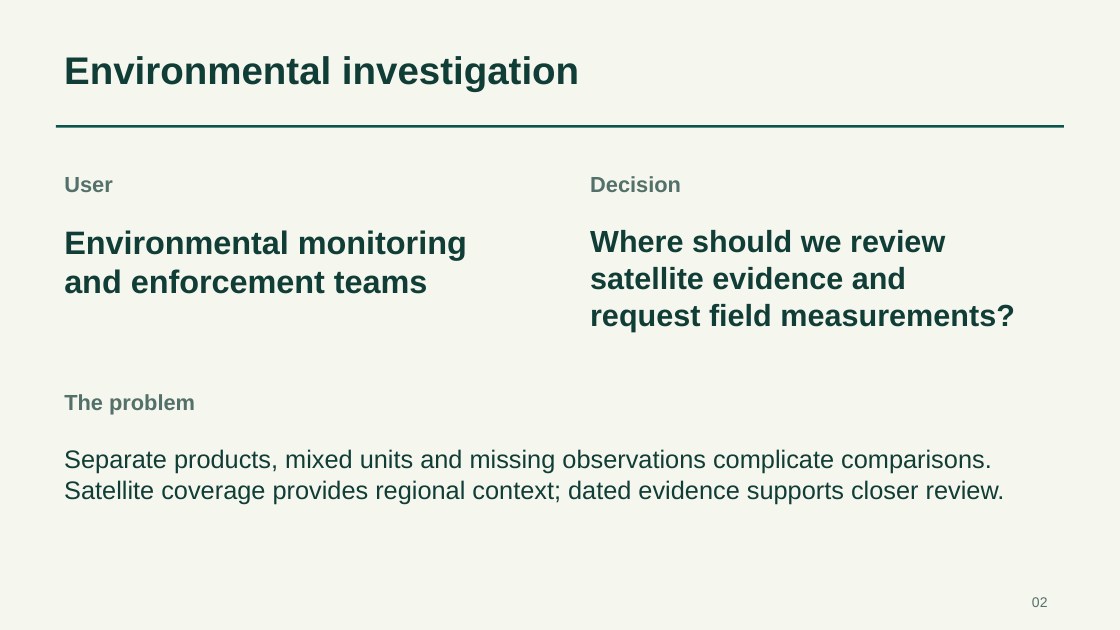
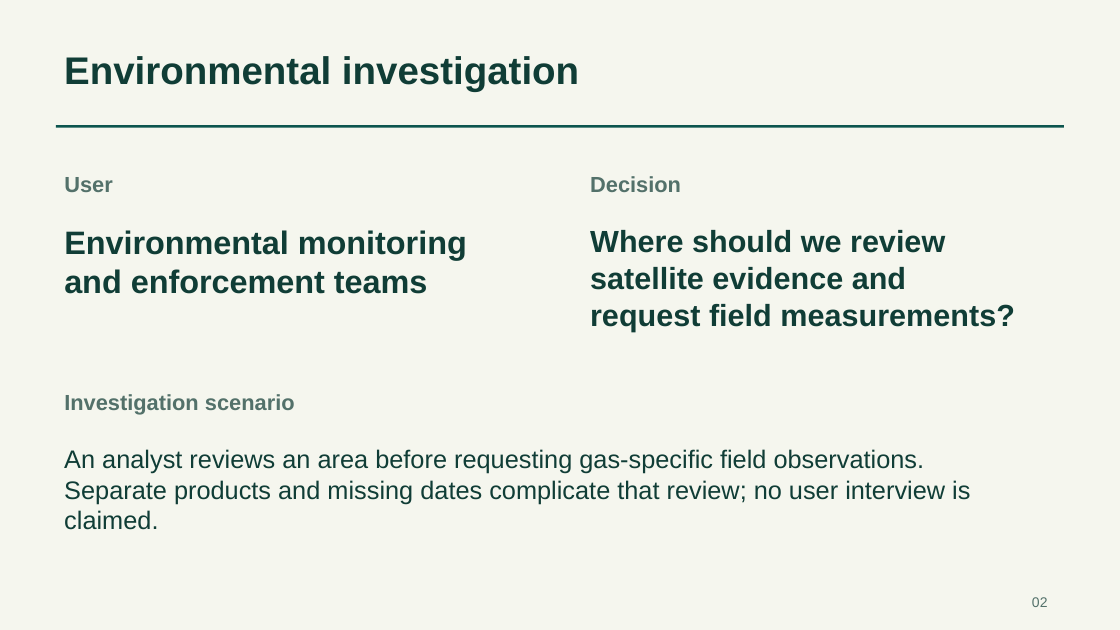
Before and after one commit to losth6wz/Geoguard, a slide deck: slide 2 of presentation/GeoGuard.pptx. Drawn at 1120x630 pixels with LibreOffice and Linux fonts; fonts in the diff are those of the drawing. Boxes give left, top, right and bottom in pixels: in the first picture for what was removed or moved away, otherwise in the second. Text is boxed around its words. In the diff, an @@ line names an element or a change of style, - is before the commit and + after.

Commit message:
Strengthen investigation demo and document validation pilot

```diff
--- a/presentation/GeoGuard.pptx
+++ b/presentation/GeoGuard.pptx
@@ text at (64,394,295,414): text changed @@
-The problem
+Investigation scenario
@@ text at (64,449,970,530): text changed @@
-Separate products, mixed units and missing observations complicate comparisons.
-Satellite coverage provides regional context; dated evidence supports closer review.
+An analyst reviews an area before requesting gas-specific field observations.
+Separate products and missing dates complicate that review; no user interview is claimed.
```
Also in this commit, not shown: 8 other slides changed, 3 slides added, 1 slide removed, 10 other files.
